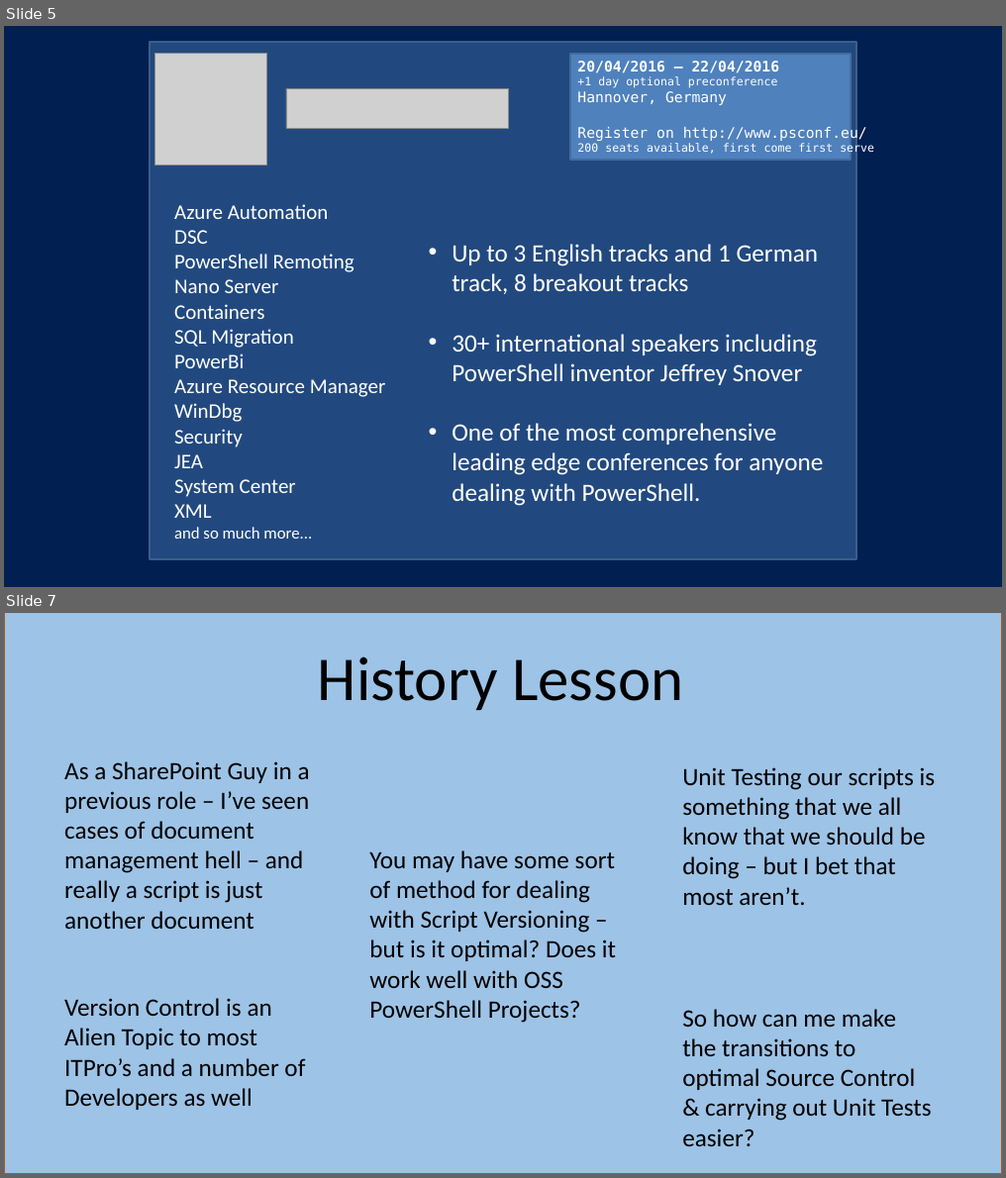
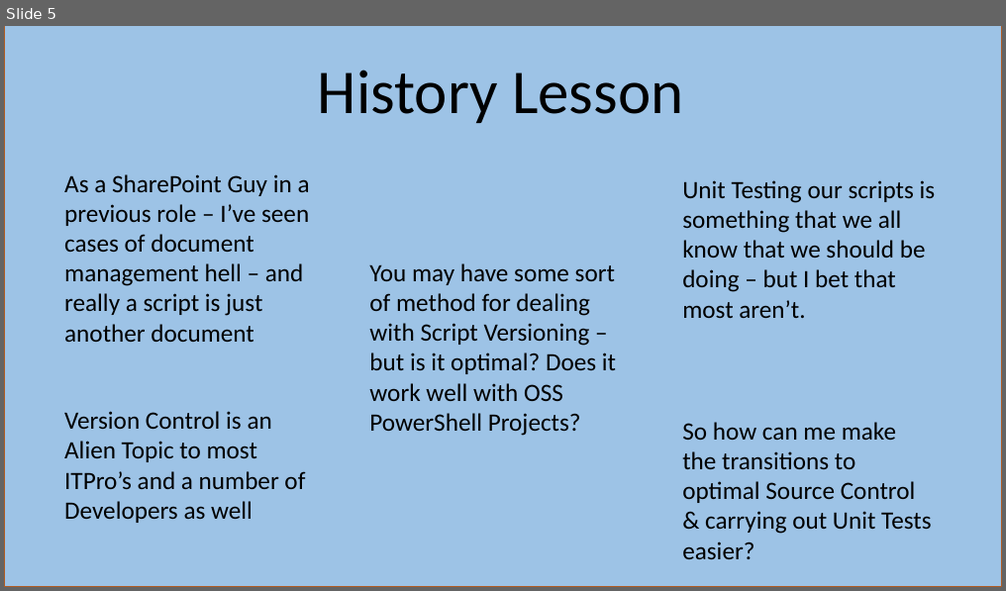
Before and after one commit to kilasuit/Presentations, a slide deck: Get-PSUGUK/Teaching the ITPro how to Dev.pptx. Shown one above the other, each under a label of ours: slides 5 and 7 before the commit, slide 5 after it; the slides between them are not shown. The pictures are 1006x1178 and 1006x591 pixels, drawn with LibreOffice and Linux fonts; fonts in the diff are those of the drawing; grey boxes stand for pictures. Boxes give left, top, right and bottom in pixels: in the first picture for what was removed or moved away, otherwise in the second. Text is boxed around its words. In the diff, an @@ line names an element or a change of style, - is before the commit and + after.

```diff
--- a/Get-PSUGUK/Teaching the ITPro how to Dev.pptx
+++ b/Get-PSUGUK/Teaching the ITPro how to Dev.pptx
@@ slide 5 removed at <box>4,26,1002,587</box>, background #011F51 @@
@@ rectangle removed at <box>150,42,856,561</box> @@
@@ picture removed at <box>155,53,267,166</box> @@
@@ rectangle removed at <box>570,54,851,160</box> @@
@@ text removed at <box>577,61,874,155</box> @@
-20/04/2016 – 22/04/2016
-+1 day optional preconference
-Hannover, Germany
-Register on http://www.psconf.eu/
-200 seats available, first come first serve
@@ picture removed at <box>286,89,509,129</box> @@
@@ text removed at <box>174,204,386,539</box> @@
-Azure Automation
-DSC
-PowerShell Remoting
-Nano Server
-Containers
-SQL Migration
-PowerBi
-Azure Resource Manager
-WinDbg
-Security
-JEA
-System Center
-XML
-and so much more...
@@ text removed at <box>451,244,823,506</box> @@
-• Up to 3 English tracks and 1 German track, 8 breakout tracks
-• 30+ international speakers including PowerShell inventor Jeffrey Snover
-• One of the most comprehensive leading edge conferences for anyone dealing with PowerShell.
@@ what was slide 7 is now slide 5 @@
```
Also in this commit, not shown: 5 slides changed, 7 slides added, 2 other slides removed, 4 other files.
